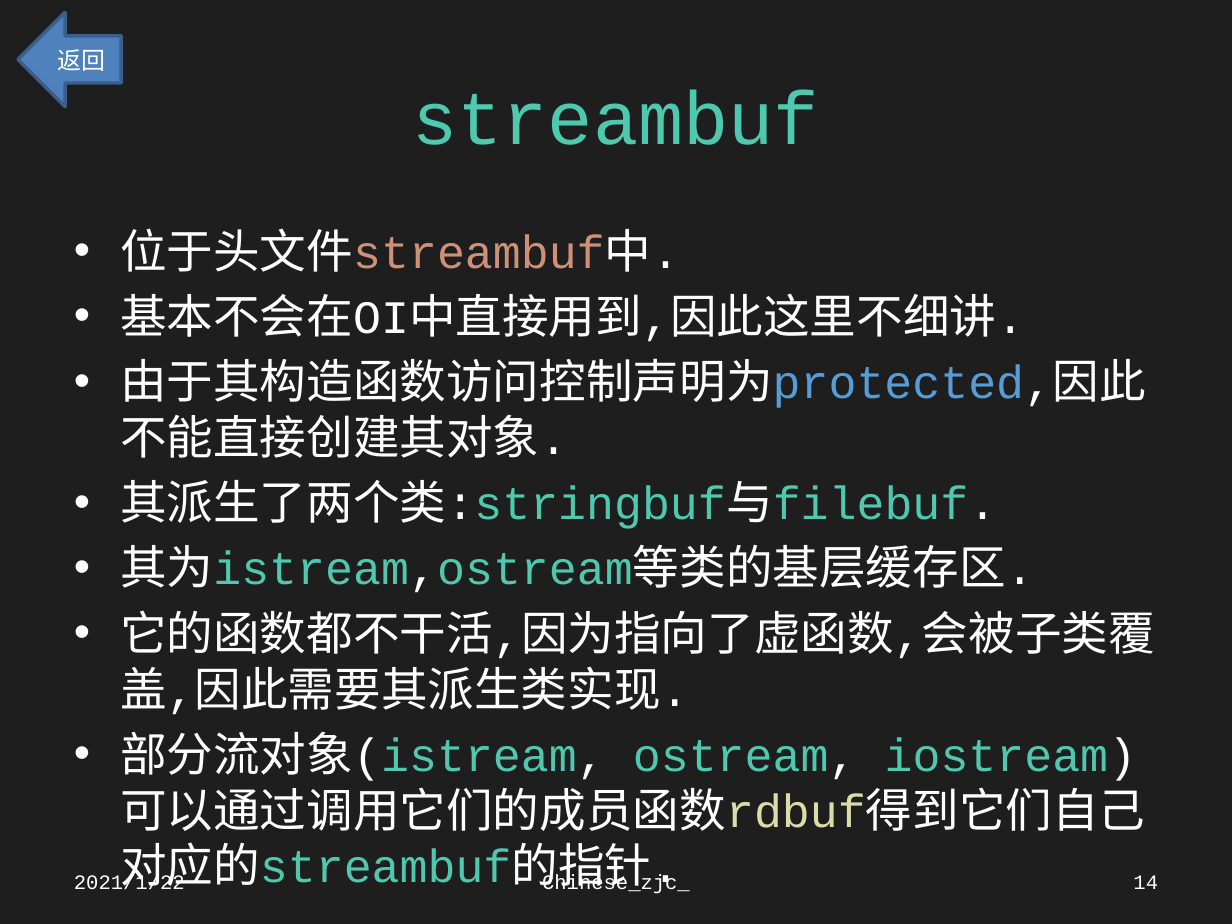
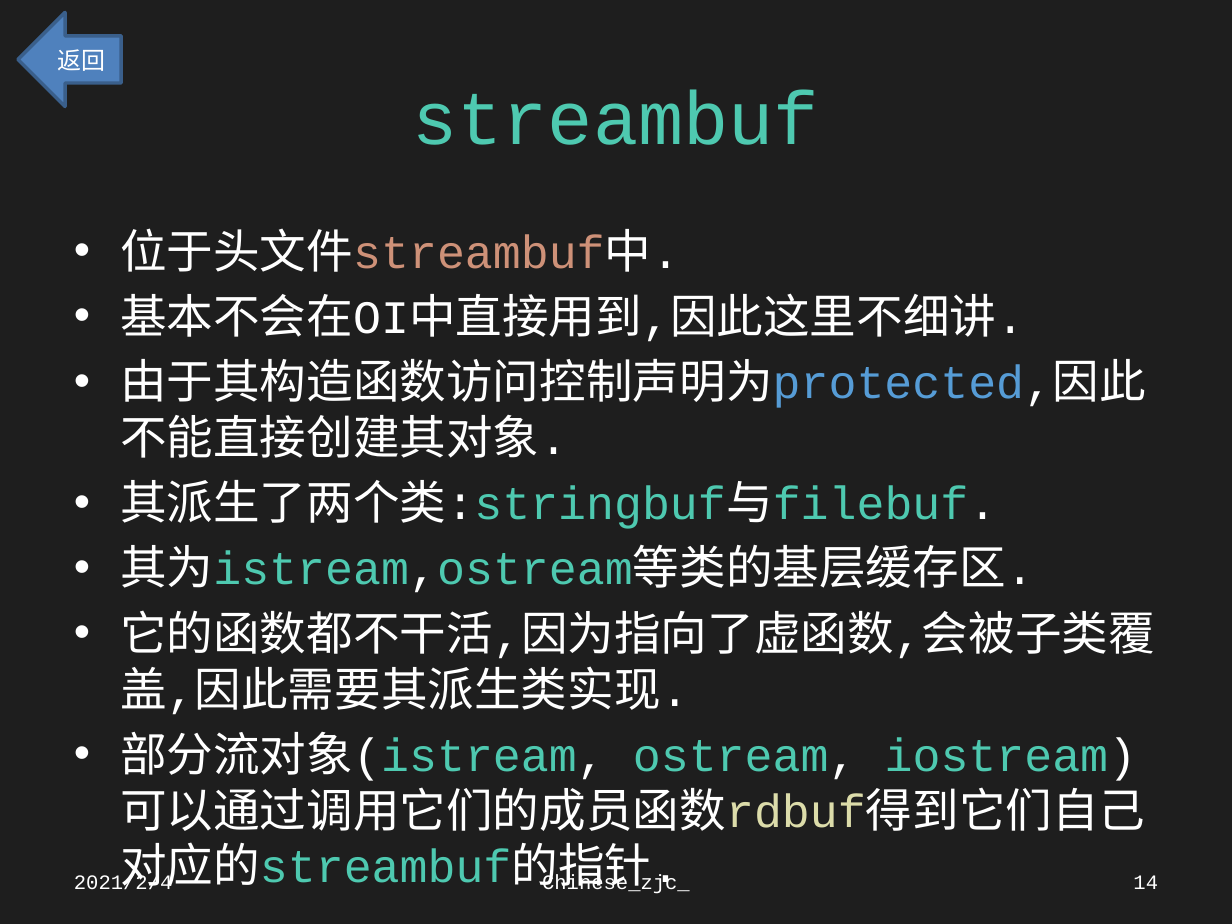
Before and after one commit to Chinesezjc/Solved-Problems, a slide deck: slide 14 of STL.pptx. Drawn at 1232x924 pixels with LibreOffice and Linux fonts; fonts in the diff are those of the drawing. Boxes give left, top, right and bottom in pixels: in the first picture for what was removed or moved away, otherwise in the second. Text is boxed around its words. In the diff, an @@ line names an element or a change of style, - is before the commit and + after.

```diff
--- a/STL.pptx
+++ b/STL.pptx
@@ text at [74,874,172,890]: text changed @@
-2021/1/22
+2021/2/4
```
Also in this commit, not shown: 249 other slides changed, 52 other files.
